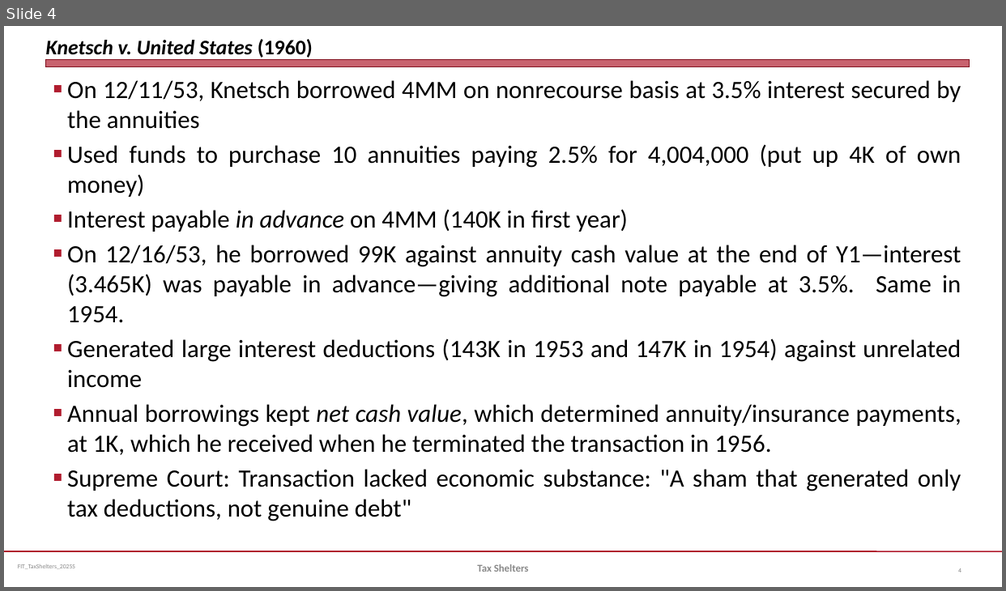
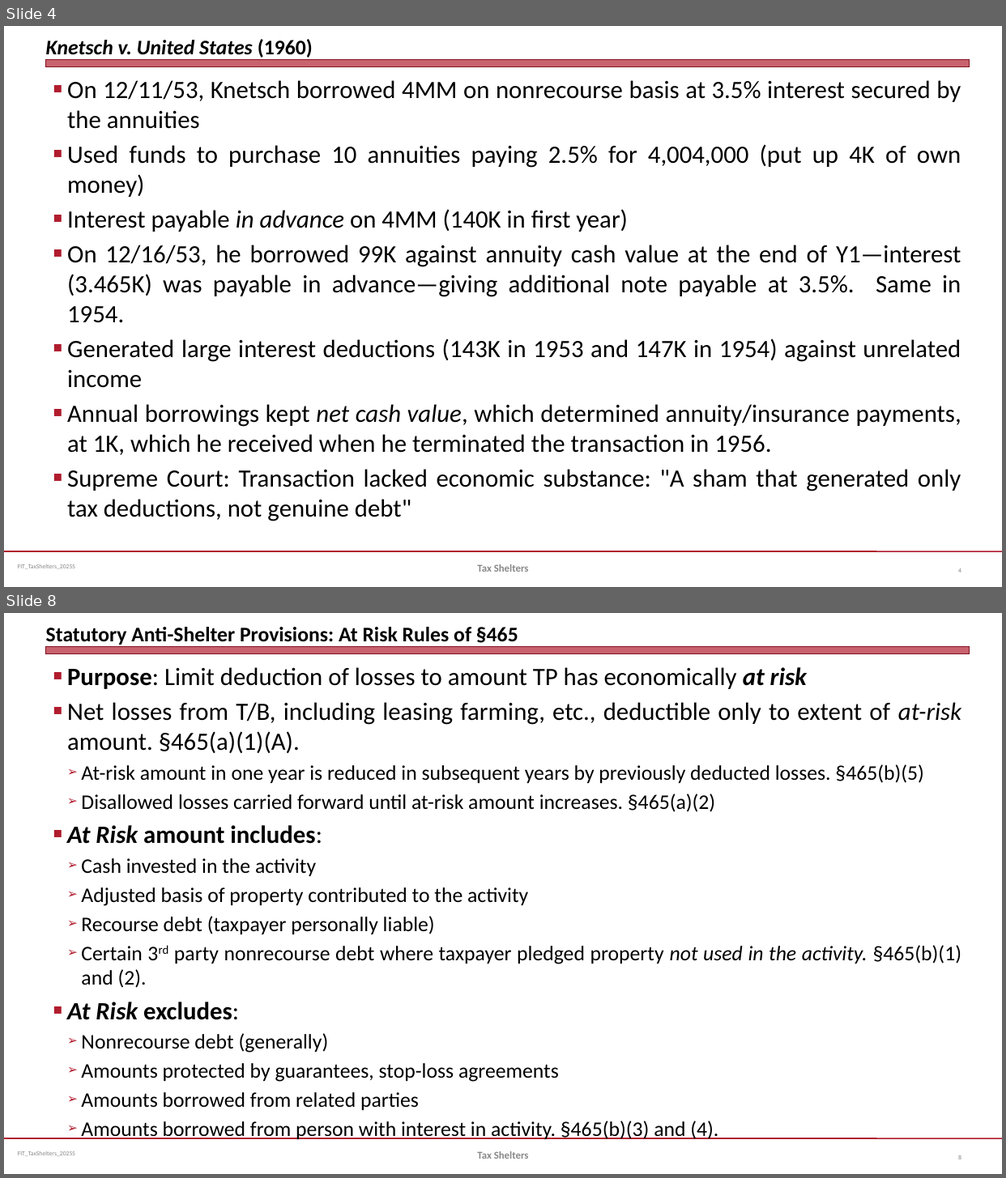
Before and after one commit to jmc877/Fed-Income-Tax, a slide deck: slides/FIT_TaxShelters_2025S.pptx. Shown one above the other, each under a label of ours: slide 4 before the commit, slides 4 and 8 after it; the slides between them are not shown. The pictures are 1006x591 and 1006x1178 pixels, drawn with LibreOffice and Linux fonts; fonts in the diff are those of the drawing. Boxes give left, top, right and bottom in pixels: in the first picture for what was removed or moved away, otherwise in the second. Text is boxed around its words. In the diff, an @@ line names an element or a change of style, - is before the commit and + after.

```diff
--- a/slides/FIT_TaxShelters_2025S.pptx
+++ b/slides/FIT_TaxShelters_2025S.pptx
@@ slide 8 added at (4, 613, 1002, 1174), background #FFFFFF; not listed: 3 template elements that a slide beside it also shows @@
@@ title added at (46, 627, 518, 645), 20 pt, text #000000, bold @@
+Statutory Anti-Shelter Provisions: At Risk Rules of §465
@@ text added at (67, 667, 961, 1139), 20 pt, text #000000 @@
+■ Purpose: Limit deduction of losses to amount TP has economically at risk
+■ Net losses from T/B, including leasing farming, etc., deductible only to extent of at-risk amount. §465(a)(1)(A).
+  ➢ At-risk amount in one year is reduced in subsequent years by previously deducted losses. §465(b)(5)
+  ➢ Disallowed losses carried forward until at-risk amount increases. §465(a)(2)
+■ At Risk amount includes:
+  ➢ Cash invested in the activity
+  ➢ Adjusted basis of property contributed to the activity
+  ➢ Recourse debt (taxpayer personally liable)
+  ➢ Certain 3rd party nonrecourse debt where taxpayer pledged property not used in the activity. §465(b)(1) and (2).
+■ At Risk excludes:
+  ➢ Nonrecourse debt (generally)
+  ➢ Amounts protected by guarantees, stop-loss agreements
+  ➢ Amounts borrowed from related parties
+  ➢ Amounts borrowed from person with interest in activity. §465(b)(3) and (4).
@@ text added at (477, 1152, 529, 1159), 10 pt, text #898989, bold @@
+Tax Shelters
@@ page number added at (958, 1156, 961, 1160), 6 pt, text #808080 @@
+8
```
Also in this commit, not shown: 5 slides changed, 1 other slide added, 3 other files.
